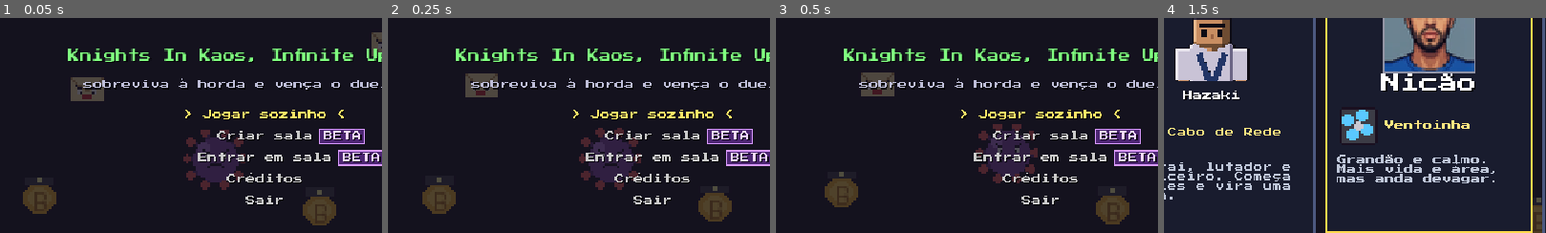
Above: before the commit, frames 1-4 (left to right).
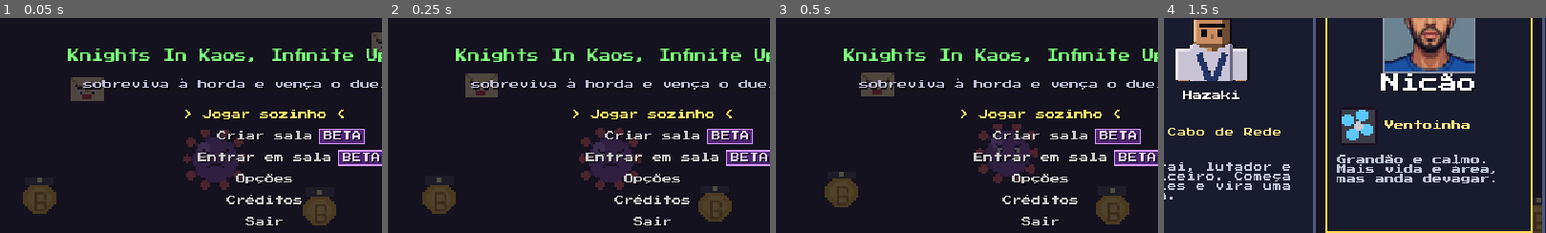
Above: after the commit, the same moments.

Repository: brenoalmeidatec/KIKIU-Survival
Game: Godot game, scene res://main.tscn
The game is run twice, just before and just after one commit, with the same random seed, the same clock (stepped at 60 frames per second) and the same inputs.
Inputs:
- Up to frame 1 (0.05 s): no input
- Up to frame 2 (0.25 s): no input
- Up to frame 3 (0.5 s): no input
- Up to frame 4 (1.5 s): tap Enter (confirmar) at 0.5 s; hold D (direita) 0.53-1.28 s; hold Enter (confirmar) 0.53-1.28 s; tap Space (dash) at 0.8, 1.35 s; hold S (baixo) from 1.28 s (still down)
The pictures show only the part of the screen within x 15-65%, y 29-79%; the shares and areas given below are measured in that part.

The runs differ from the first frame. In frame 1, 0.7% of the frame differs, in the area x 59-79%, y 72-97%; in frame 2, 0.7%; in frame 3, 0.7%; in frame 4, nothing differs.

Commit message:
Tela de Opções (jogabilidade, gráfico, som) no título e na pausa
Autoload Config salva em user://opcoes.cfg e aplica na hora. F11 vira a
opção Tela cheia (lembrada). Teste testes/opcoes.tscn.

Co-Authored-By: Claude Opus 5.5 <noreply@anthropic.com>

Diff:
--- a/jogos/hordas/projeto/project.godot
+++ b/jogos/hordas/projeto/project.godot
@@ -13,6 +13,7 @@
 Dados="*res://scripts/hordas/dados.gd"
 Som="*res://scripts/hordas/som.gd"
 Rede="*res://scripts/hordas/rede.gd"
+Config="*res://scripts/hordas/config.gd"
 
 [display]
 
--- a/jogos/hordas/projeto/scripts/hordas/arena.gd
+++ b/jogos/hordas/projeto/scripts/hordas/arena.gd
@@ -183,7 +183,7 @@
 # ---------- chamados pelos outros ----------
 
 func tremer(forca: float) -> void:
-	_tremor = maxf(_tremor, forca)
+	_tremor = maxf(_tremor, forca * float(Config.v("tremor")))
 
 
 func mensagem(txt: String, cor := Color.WHITE) -> void:
--- /dev/null
+++ b/jogos/hordas/projeto/scripts/hordas/config.gd
@@ -0,0 +1,80 @@
+extends Node
+## Opções do jogador (tela Opções, no título e na pausa). Ficam salvas em user://opcoes.cfg e valem na hora.
+## Pra ler uma opção em qualquer lugar: Config.v("tremor"). Pra mudar: Config.definir("tremor", 0.5).
+## Opção nova = um item em ITENS (+ usar Config.v onde ela faz efeito; se mexer em janela/som, em aplicar()).
+
+const ARQUIVO := "user://opcoes.cfg"
+const VOLUMES := [0.0, 0.1, 0.2, 0.3, 0.4, 0.5, 0.6, 0.7, 0.8, 0.9, 1.0]
+## formato: "sim_nao" (false/true), "pct" (0..1 vira 0%..100%) ou rotulos (um texto por valor)
+const ITENS := [
+	{"chave": "tremor", "grupo": "Jogabilidade", "nome": "Tremer a tela", "valores": [0.0, 0.5, 1.0], "rotulos": ["Não", "Pouco", "Normal"], "padrao": 1.0},
+	{"chave": "numeros_dano", "grupo": "Jogabilidade", "nome": "Números de dano", "valores": [false, true], "formato": "sim_nao", "padrao": true},
+	{"chave": "pausar_fora", "grupo": "Jogabilidade", "nome": "Pausar ao sair da janela", "valores": [false, true], "formato": "sim_nao", "padrao": true},
+	{"chave": "tela_cheia", "grupo": "Gráfico", "nome": "Tela cheia (F11)", "valores": [false, true], "formato": "sim_nao", "padrao": false},
+	{"chave": "vsync", "grupo": "Gráfico", "nome": "V-Sync", "valores": [false, true], "formato": "sim_nao", "padrao": true},
+	{"chave": "fps_max", "grupo": "Gráfico", "nome": "Limite de FPS", "valores": [30, 60, 120, 144, 0], "rotulos": ["30", "60", "120", "144", "Sem limite"], "padrao": 0},
+	{"chave": "mostrar_fps", "grupo": "Gráfico", "nome": "Mostrar FPS", "valores": [false, true], "formato": "sim_nao", "padrao": false},
+	{"chave": "musica", "grupo": "Som", "nome": "Música", "valores": VOLUMES, "formato": "pct", "padrao": 0.6},
+	{"chave": "efeitos", "grupo": "Som", "nome": "Efeitos", "valores": VOLUMES, "formato": "pct", "padrao": 0.8},
+]
+
+var _cfg := ConfigFile.new()
+
+
+func _ready() -> void:
+	process_mode = Node.PROCESS_MODE_ALWAYS
+	_cfg.load(ARQUIVO)
+	# com opções de teste (--bot, --online, --print_tela...) só o som vale: os testes rodam em janela e sem limite de FPS
+	aplicar(OS.get_cmdline_user_args().is_empty())
+
+
+func item(chave: String) -> Dictionary:
+	for it in ITENS:
+		if it.chave == chave:
+			return it
+	return {}
+
+
+func v(chave: String) -> Variant:
+	return _cfg.get_value("opcoes", chave, item(chave).get("padrao"))
+
+
+func definir(chave: String, valor: Variant) -> void:
+	_cfg.set_value("opcoes", chave, valor)
+	_cfg.save(ARQUIVO)
+	aplicar()
+
+
+## Texto do valor atual (o que aparece na tela de Opções).
+func rotulo(chave: String) -> String:
+	var it := item(chave)
+	var val = v(chave)
+	match str(it.get("formato", "")):
+		"sim_nao":
+			return "Sim" if val else "Não"
+		"pct":
+			return "%d%%" % roundi(float(val) * 100.0)
+	var i: int = it.valores.find(val)
+	return str(it.rotulos[i]) if i >= 0 else str(val)
+
+
+## Passa pro próximo (passo 1) ou anterior (passo -1) valor da lista, dando a volta.
+func girar(chave: String, passo: int) -> void:
+	var vals: Array = item(chave).valores
+	var i := maxi(0, vals.find(v(chave)))
+	definir(chave, vals[(i + passo + vals.size()) % vals.size()])
+
+
+func aplicar(janela := true) -> void:
+	Som.volume_musica = float(v("musica"))
+	Som.volume_efeitos = float(v("efeitos"))
+	Som.atualizar_volume()
+	if not janela or DisplayServer.get_name() == "headless":
+		return
+	# tela cheia EXCLUSIVA: a "normal" do Windows deixa a janela 1px menor que o monitor (1918x1078),
+	# a escala inteira cai de 3x pra 2x e o jogo fica pequeno no meio com barras pretas
+	var modo := DisplayServer.WINDOW_MODE_EXCLUSIVE_FULLSCREEN if v("tela_cheia") else DisplayServer.WINDOW_MODE_WINDOWED
+	if DisplayServer.window_get_mode() != modo:
+		DisplayServer.window_set_mode(modo)
+	DisplayServer.window_set_vsync_mode(DisplayServer.VSYNC_ENABLED if v("vsync") else DisplayServer.VSYNC_DISABLED)
+	Engine.max_fps = int(v("fps_max"))
--- a/jogos/hordas/projeto/scripts/hordas/efeitos.gd
+++ b/jogos/hordas/projeto/scripts/hordas/efeitos.gd
@@ -9,6 +9,8 @@
 
 
 func numero(pos: Vector2, valor: float, cor := Color.WHITE, crit := false) -> void:
+	if not Config.v("numeros_dano"):   # opção "Números de dano"
+		return
 	if numeros.size() >= MAX_NUMEROS:
 		numeros.pop_front()
 	numeros.append({"pos": pos + Vector2(randf_range(-6, 6), -10), "txt": str(int(round(valor))) + ("!" if crit else ""),
--- a/jogos/hordas/projeto/scripts/hordas/hud.gd
+++ b/jogos/hordas/projeto/scripts/hordas/hud.gd
@@ -4,6 +4,8 @@
 
 const W := 640.0
 const H := 360.0
+const TelaOpcoes := preload("res://scripts/hordas/tela_opcoes.gd")
+const OPS_PAUSA := ["Continuar", "Opções", "Desistir da partida"]
 
 var arena: Node
 var _tela := Control.new()
@@ -13,6 +15,7 @@
 var _op_pausa := 0
 var _t := 0.0
 var _quadro_pausa := -1
+var _opcoes: Node = null     # tela de Opções aberta pela pausa
 
 
 func _ready() -> void:
@@ -53,19 +56,39 @@
 	_tela.queue_redraw()
 
 
+## Opção "Pausar ao sair da janela": trocou de janela (alt-tab) no meio da partida, pausa sozinho.
+func _notification(what: int) -> void:
+	if what != NOTIFICATION_APPLICATION_FOCUS_OUT or not Config.v("pausar_fora") or arena == null:
+		return
+	if not arena.bot and not arena.eh_online and not _pausado and not arena.cartas.aberto() and arena.jogador and arena.jogador.hp > 0:
+		pausar()
+
+
 func _process(_dt: float) -> void:
-	if not _pausado or Engine.get_process_frames() == _quadro_pausa:
+	if not _pausado or _opcoes or Engine.get_process_frames() == _quadro_pausa:
 		return
-	if Input.is_action_just_pressed("cima") or Input.is_action_just_pressed("baixo"):
-		_op_pausa = 1 - _op_pausa
+	var n := OPS_PAUSA.size()
+	if Input.is_action_just_pressed("cima"):
+		_op_pausa = (_op_pausa - 1 + n) % n
 		Som.tocar("cursor")
 		_tela.queue_redraw()
-	elif Input.is_action_just_pressed("voltar") or (Input.is_action_just_pressed("confirmar") and _op_pausa == 0):
+	elif Input.is_action_just_pressed("baixo"):
+		_op_pausa = (_op_pausa + 1) % n
+		Som.tocar("cursor")
+		_tela.queue_redraw()
+	elif Input.is_action_just_pressed("voltar") or (Input.is_action_just_pressed("confirmar") and OPS_PAUSA[_op_pausa] == "Continuar"):
 		_pausado = false
 		get_tree().paused = false
 		Som.tocar("fechar")
 		_tela.queue_redraw()
-	elif Input.is_action_just_pressed("confirmar") and _op_pausa == 1:
+	elif Input.is_action_just_pressed("confirmar") and OPS_PAUSA[_op_pausa] == "Opções":
+		Som.tocar("confirmar")
+		_opcoes = TelaOpcoes.new()
+		add_child(_opcoes)
+		_opcoes.fechou.connect(func():
+			_opcoes = null
+			_quadro_pausa = Engine.get_process_frames())   # o Esc que fechou as Opções não fecha a pausa junto
+	elif Input.is_action_just_pressed("confirmar") and OPS_PAUSA[_op_pausa] == "Desistir da partida":
 		_pausado = false
 		get_tree().paused = false
 		arena.desistir()
@@ -132,14 +155,15 @@
 		var a := clampf(_anuncio.t, 0, 1)
 		var esc := 16
 		_txt(Vector2(0, 110), _anuncio.txt, esc, Color(_anuncio.cor, a), HORIZONTAL_ALIGNMENT_CENTER, W)
+	if Config.v("mostrar_fps"):
+		_txt(Vector2(4, H - 4), "%d FPS" % Engine.get_frames_per_second(), 8, Color(0.6, 1, 0.6))
 	if _pausado:
 		_tela.draw_rect(Rect2(0, 0, W, H), Color(0, 0, 0, 0.6))
 		_txt(Vector2(0, 130), "PAUSADO", 16, Color.WHITE, HORIZONTAL_ALIGNMENT_CENTER, W)
-		var ops := ["Continuar", "Desistir da partida"]
-		for i in 2:
+		for i in OPS_PAUSA.size():
 			var sel := i == _op_pausa
-			_txt(Vector2(0, 170 + i * 18), ("> " if sel else "") + ops[i], 8, Color(1, 0.9, 0.4) if sel else Color(0.8, 0.8, 0.8), HORIZONTAL_ALIGNMENT_CENTER, W)
-		_txt(Vector2(0, 240), "WASD/setas: andar   Espaço/Shift: dash   Esc: pausa", 8, Color(0.7, 0.7, 0.8), HORIZONTAL_ALIGNMENT_CENTER, W)
+			_txt(Vector2(0, 170 + i * 18), ("> " if sel else "") + OPS_PAUSA[i], 8, Color(1, 0.9, 0.4) if sel else Color(0.8, 0.8, 0.8), HORIZONTAL_ALIGNMENT_CENTER, W)
+		_txt(Vector2(0, 250), "WASD/setas: andar   Espaço/Shift: dash   Esc: pausa", 8, Color(0.7, 0.7, 0.8), HORIZONTAL_ALIGNMENT_CENTER, W)
 
 
 func _icones_build() -> void:
--- a/jogos/hordas/projeto/scripts/hordas/main.gd
+++ b/jogos/hordas/projeto/scripts/hordas/main.gd
@@ -11,7 +11,8 @@
 const H := 360.0
 const SAVE := "user://recordes.json"
 const SAVE_ONLINE := "user://online.json"
-const OPCOES := ["Jogar sozinho", "Criar sala", "Entrar em sala", "Créditos", "Sair"]
+const TelaOpcoes := preload("res://scripts/hordas/tela_opcoes.gd")
+const OPCOES := ["Jogar sozinho", "Criar sala", "Entrar em sala", "Opções", "Créditos", "Sair"]
 const BETA := [1, 2]         # opções do online: ainda em teste, ganham o selo BETA no menu
 
 const TECLAS := {
@@ -114,11 +115,10 @@
 	_t += dt
 	_tela.queue_redraw()
 	if Input.is_action_just_pressed("tela_cheia"):
-		# tela cheia EXCLUSIVA: a "normal" do Windows deixa a janela 1px menor que o monitor (1918x1078),
-		# a escala inteira cai de 3x pra 2x e o jogo fica pequeno no meio com barras pretas
+		# vira a opção "Tela cheia" (o Config troca a janela e lembra pra próxima vez)
 		var modo := DisplayServer.window_get_mode()
 		var cheia := modo == DisplayServer.WINDOW_MODE_FULLSCREEN or modo == DisplayServer.WINDOW_MODE_EXCLUSIVE_FULLSCREEN
-		DisplayServer.window_set_mode(DisplayServer.WINDOW_MODE_WINDOWED if cheia else DisplayServer.WINDOW_MODE_EXCLUSIVE_FULLSCREEN)
+		Config.definir("tela_cheia", not cheia)
 	match _estado:
 		"titulo":
 			if Input.is_action_just_pressed("cima"):
@@ -138,6 +138,8 @@
 						_criar_sala()
 					"Entrar em sala":
 						_estado = "endereco"
+					"Opções":
+						_abrir_opcoes()
 					"Créditos":
 						_estado = "creditos"
 					"Sair":
@@ -223,6 +225,15 @@
 		f.store_string(JSON.stringify({"endereco": _endereco}))
 
 
+func _abrir_opcoes() -> void:
+	_estado = "opcoes"   # a tela de Opções cuida das teclas; o título fica parado atrás
+	var t := TelaOpcoes.new()
+	add_child(t)
+	t.fechou.connect(func():
+		_estado = "titulo"
+		_sel = OPCOES.find("Opções"))
+
+
 func _criar_sala() -> void:
 	var err := Rede.criar_sala(Rede.heroi_livre(str(_args.get("heroi", ""))), int(_args.get("porta", Rede.PORTA)))
 	if err != "":
@@ -462,6 +473,8 @@
 			if _msg != "":
 				_txt(Vector2(0, 302), _msg, 8, Color(1, 0.6, 0.5))
 			_txt(Vector2(0, 340), "Protótipo - WASD/setas, Espaço = dash, Enter = confirmar, F11 = tela cheia", 8, Color(0.5, 0.5, 0.6))
+		"opcoes":
+			_fundo()   # a tela de Opções desenha por cima (tela_opcoes.gd)
 		"creditos":
 			_fundo()
 			_txt(Vector2(0, 50), "Créditos", 16, Color.WHITE)
@@ -594,6 +607,8 @@
 			_sel = BETA[0]
 		"creditos":
 			_estado = "creditos"
+		"opcoes":
+			_abrir_opcoes()
 		"cartas", "bau":
 			_comecar("lucas")
 			await get_tree().create_timer(0.3).timeout
--- a/jogos/hordas/projeto/scripts/hordas/som.gd
+++ b/jogos/hordas/projeto/scripts/hordas/som.gd
@@ -55,6 +55,11 @@
 	_musica.stop()
 
 
+## Volume mudou nas Opções: a música que já está tocando acompanha na hora.
+func atualizar_volume() -> void:
+	_musica.volume_db = linear_to_db(volume_musica)
+
+
 func _stream(caminho: String) -> AudioStream:
 	if not _streams.has(caminho):
 		_streams[caminho] = load(caminho) if ResourceLoader.exists(caminho) else null
--- /dev/null
+++ b/jogos/hordas/projeto/scripts/hordas/tela_opcoes.gd
@@ -0,0 +1,84 @@
+extends CanvasLayer
+## Tela de Opções (abre pelo título e pela pausa). Lista os itens do Config.ITENS por grupo.
+## Cima/baixo escolhem, esquerda/direita (ou Enter) mudam o valor, Esc volta. Muda e salva na hora.
+## Uso: var t := TelaOpcoes.new(); add_child(t); t.fechou.connect(...). Ela mesma se apaga ao fechar.
+
+signal fechou
+
+const W := 640.0
+const H := 360.0
+
+var _tela := Control.new()
+var _sel := 0
+var _quadro := 0
+
+
+func _ready() -> void:
+	layer = 30
+	process_mode = Node.PROCESS_MODE_ALWAYS
+	_quadro = Engine.get_process_frames()   # a tecla que abriu a tela não conta aqui
+	_tela.size = Vector2(W, H)
+	_tela.mouse_filter = Control.MOUSE_FILTER_IGNORE
+	_tela.draw.connect(_desenhar)
+	add_child(_tela)
+
+
+func _n() -> int:
+	return Config.ITENS.size() + 1   # + "Voltar"
+
+
+func _process(_dt: float) -> void:
+	_tela.queue_redraw()
+	if Engine.get_process_frames() == _quadro:
+		return
+	var voltar := _sel == _n() - 1
+	if Input.is_action_just_pressed("cima"):
+		_sel = (_sel - 1 + _n()) % _n()
+		Som.tocar("cursor")
+	elif Input.is_action_just_pressed("baixo"):
+		_sel = (_sel + 1) % _n()
+		Som.tocar("cursor")
+	elif Input.is_action_just_pressed("voltar") or (voltar and Input.is_action_just_pressed("confirmar")):
+		Som.tocar("fechar")
+		fechou.emit()
+		queue_free()
+	elif not voltar and (Input.is_action_just_pressed("direita") or Input.is_action_just_pressed("confirmar")):
+		Config.girar(Config.ITENS[_sel].chave, 1)
+		Som.tocar("cursor")
+	elif not voltar and Input.is_action_just_pressed("esquerda"):
+		Config.girar(Config.ITENS[_sel].chave, -1)
+		Som.tocar("cursor")
+
+
+func _txt(p: Vector2, s: String, tam := 8, cor := Color.WHITE, larg := W, alinhar := HORIZONTAL_ALIGNMENT_CENTER) -> void:
+	_tela.draw_string(Dados.fonte, p + Vector2(1, 1), s, alinhar, larg, tam, Color(0, 0, 0, 0.8))
+	_tela.draw_string(Dados.fonte, p, s, alinhar, larg, tam, cor)
+
+
+func _desenhar() -> void:
+	_tela.draw_rect(Rect2(0, 0, W, H), Color(0.04, 0.035, 0.07, 0.97))
+	_txt(Vector2(0, 40), "Opções", 16, Color.WHITE)
+	var y := 66.0
+	var grupo := ""
+	for i in Config.ITENS.size():
+		var it: Dictionary = Config.ITENS[i]
+		if it.grupo != grupo:
+			grupo = it.grupo
+			y += 8.0
+			_txt(Vector2(150, y), grupo.to_upper(), 8, Color(1, 0.85, 0.3), 340, HORIZONTAL_ALIGNMENT_LEFT)
+			y += 16.0
+		_linha(i, y, str(it.nome), Config.rotulo(it.chave))
+		y += 15.0
+	y += 12.0
+	var sel_v := _sel == _n() - 1
+	_txt(Vector2(0, y), "> Voltar <" if sel_v else "Voltar", 8, Color(1, 0.9, 0.4) if sel_v else Color(0.8, 0.8, 0.8))
+	_txt(Vector2(0, 340), "Cima/baixo: escolher   Esquerda/direita: mudar   Esc: voltar", 8, Color(0.5, 0.5, 0.6))
+
+
+func _linha(i: int, y: float, nome: String, valor: String) -> void:
+	var sel := i == _sel
+	if sel:
+		_tela.draw_rect(Rect2(146, y - 10, 348, 13), Color(0.3, 0.35, 0.6, 0.35))
+	var cor := Color(1, 0.9, 0.4) if sel else Color(0.8, 0.8, 0.8)
+	_txt(Vector2(158, y), nome, 8, cor, 330, HORIZONTAL_ALIGNMENT_LEFT)
+	_txt(Vector2(158, y), ("< %s >" % valor) if sel else valor, 8, Color.WHITE if sel else Color(0.6, 0.85, 1), 324, HORIZONTAL_ALIGNMENT_RIGHT)
--- /dev/null
+++ b/jogos/hordas/projeto/testes/opcoes.gd
@@ -0,0 +1,43 @@
+extends Node
+# Teste automático: tela de Opções (Config). Muda as opções de verdade e devolve como estavam no fim.
+# Roda: godot --headless --path jogos/hordas/projeto res://testes/opcoes.tscn  (imprime "OPCOES falhas=0")
+const Efeitos := preload("res://scripts/hordas/efeitos.gd")
+var falhas := 0
+
+func ok(cond: bool, msg: String) -> void:
+	if not cond:
+		falhas += 1
+		print("FALHOU: ", msg)
+
+func _ready() -> void:
+	var antes := {}
+	for it in Config.ITENS:
+		antes[it.chave] = Config.v(it.chave)
+		ok(it.valores.has(it.padrao), "%s: o padrão está na lista de valores" % it.chave)
+		ok(not it.has("rotulos") or it.rotulos.size() == it.valores.size(), "%s: um rótulo por valor" % it.chave)
+		ok(Config.rotulo(it.chave) != "", "%s: tem rótulo" % it.chave)
+	# girar dá a volta nos dois sentidos
+	Config.definir("fps_max", 30)
+	Config.girar("fps_max", -1)
+	ok(Config.v("fps_max") == 0 and Config.rotulo("fps_max") == "Sem limite", "FPS: de 30 pra trás vira Sem limite")
+	Config.girar("fps_max", 1)
+	ok(Config.v("fps_max") == 30, "FPS: e volta pra 30")
+	Config.definir("musica", 0.3)
+	ok(Config.rotulo("musica") == "30%" and is_equal_approx(Som.volume_musica, 0.3), "música: 30%% e o Som acompanha (%s)" % Config.rotulo("musica"))
+	# fica salvo no arquivo
+	var cfg := ConfigFile.new()
+	cfg.load(Config.ARQUIVO)
+	ok(is_equal_approx(float(cfg.get_value("opcoes", "musica", -1.0)), 0.3), "música salva no arquivo")
+	# números de dano desligados: nenhum número aparece
+	var ef := Efeitos.new()
+	Config.definir("numeros_dano", false)
+	ef.numero(Vector2.ZERO, 10)
+	ok(ef.numeros.is_empty(), "sem números de dano")
+	Config.definir("numeros_dano", true)
+	ef.numero(Vector2.ZERO, 10)
+	ok(ef.numeros.size() == 1, "com números de dano")
+	ef.free()
+	for k in antes:
+		Config.definir(k, antes[k])
+	print("OPCOES falhas=", falhas)
+	get_tree().quit()
--- /dev/null
+++ b/jogos/hordas/projeto/testes/opcoes.tscn
@@ -0,0 +1,6 @@
+[gd_scene load_steps=2 format=3]
+
+[ext_resource type="Script" path="res://testes/opcoes.gd" id="1"]
+
+[node name="TesteOpcoes" type="Node"]
+script = ExtResource("1")
Not shown, added: jogos/hordas/projeto/scripts/hordas/config.gd.uid
Not shown, added: jogos/hordas/projeto/scripts/hordas/tela_opcoes.gd.uid
Not shown, added: jogos/hordas/projeto/testes/opcoes.gd.uid
Not shown, changed: LOGBOOK.md
